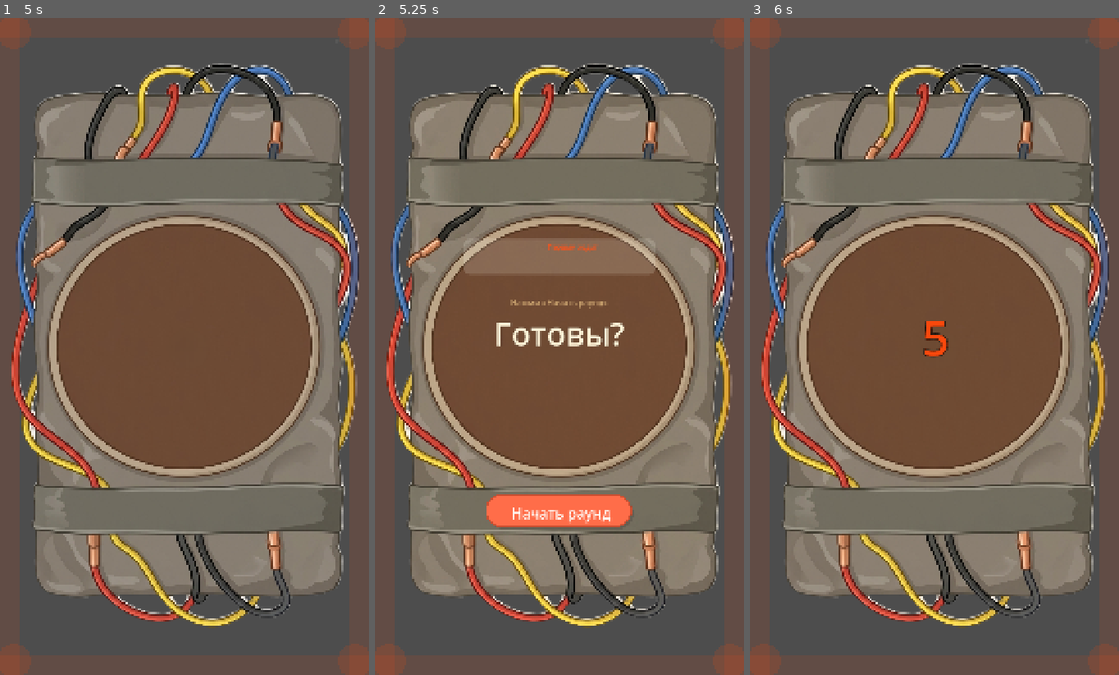
Above: before the commit, frames 1-3 (left to right).
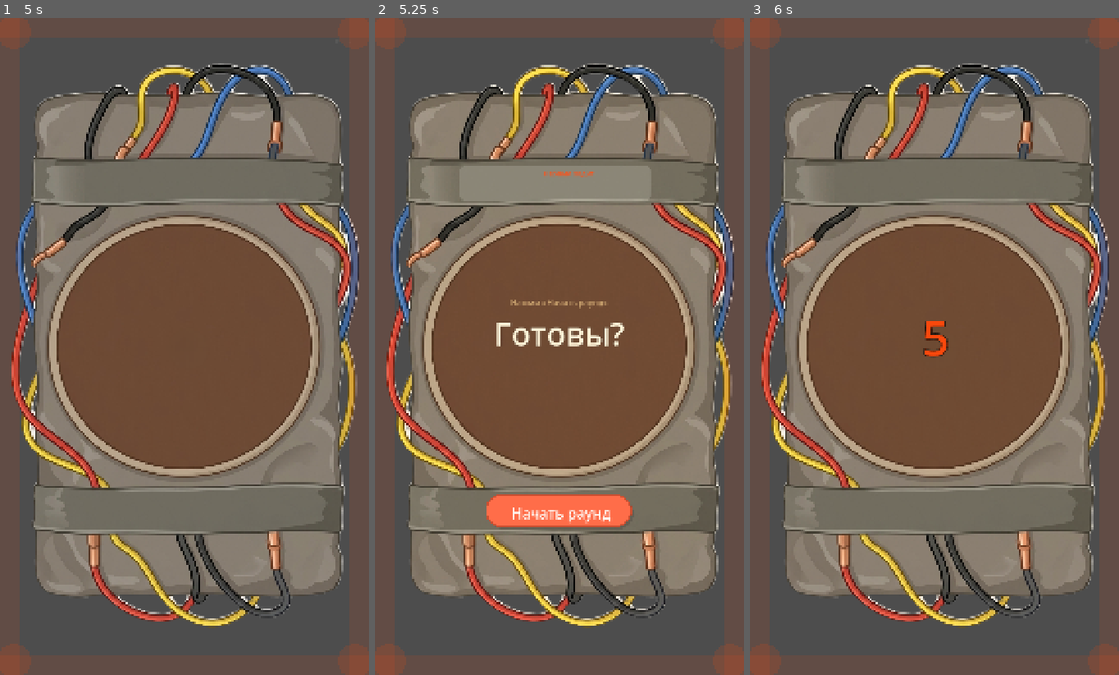
Above: after the commit, the same moments.

Repository: GGamezebo/GodBomb
Game: Godot game, scene res://src/contexts/game_context/game_context.tscn
Same seed, same stepped clock (60 frames per second), same inputs: the game is played once before the commit and once after it. This scene is started directly instead of the project's main scene.
Inputs (mouse positions are in pixels of both pictures, inside the frame that each line leads up to):
- Up to frame 1 (5 s): tap Enter at 0.5, 0.6, 2, 2.1, 3.5, 3.6 s; move the mouse to (265, 313) at 0.52 s; click (265, 313) at 0.67 s; tap Space at 1.25, 2.75, 4.25 s; drag from (110, 379) to (166, 477) at 1.27 s; move the mouse to (221, 201) at 2.02 s; click (221, 201) at 2.17 s; drag from (166, 477) to (73, 247) at 2.77 s; move the mouse to (295, 445) at 3.52 s; click (295, 445) at 3.67 s; drag from (73, 247) to (129, 182) at 4.27 s
- Up to frame 2 (5.25 s): move the mouse to (577, 346) at 5.02 s; tap Enter at 5.1 s; click (577, 346) at 5.17 s
- Up to frame 3 (6 s): click "Начать раунд" at 5.75 s

Frame 1 is identical in both runs. In frame 2, 5.2% of the frame differs, in the area x 22-76%, y 22-39%; in frame 3, nothing differs.
Error in both runs: Out of bounds get index '0' (on base: 'Array[GamePlayer]') (res://src/contexts/game_context/game_logic/game_session.gd:82)

Commit message:
player name position

Diff:
--- a/src/contexts/game_context/game_context.tscn
+++ b/src/contexts/game_context/game_context.tscn
@@ -88,6 +88,7 @@
 script = ExtResource("27")
 game_events = ExtResource("15")
 scaled_content = NodePath("ScaledContent")
+hint_marker = NodePath("ScaledContent/PlayerName")
 
 [node name="ScaledContent" type="Control" parent="UI/BackgroundBomb" unique_id=628158409]
 anchors_preset = 0
@@ -96,7 +97,7 @@
 mouse_filter = 2
 
 [node name="PlayerName" type="Marker2D" parent="UI/BackgroundBomb/ScaledContent"]
-position = Vector2(540, 698)
+position = Vector2(528, 483)
 
 [node name="RoundWord" type="Marker2D" parent="UI/BackgroundBomb/ScaledContent"]
 position = Vector2(540, 928)
--- a/src/contexts/game_context/ui/game_hud.gd
+++ b/src/contexts/game_context/ui/game_hud.gd
@@ -3,7 +3,7 @@
 const DESIGN_SIZE := MenuBombLayout.DESIGN_SIZE
 const PLAYER_NAME_MARKER := &"PlayerName"
 const ROUND_WORD_MARKER := &"RoundWord"
-const FALLBACK_PLAYER_NAME := Vector2(540, 698)
+const FALLBACK_PLAYER_NAME := Vector2(528, 483)
 const FALLBACK_ROUND_WORD := Vector2(540, 928)
 
 @export var game_manager: GameManager
@@ -64,12 +64,22 @@
 	call_deferred("_reposition_battle_ui")
 
 
+func _get_player_name_anchor() -> Vector2:
+	var layout := _find_bomb_layout()
+	if layout:
+		return layout.get_hint_marker_design_position()
+	var design_root := _get_design_root()
+	return BombMarkerLayout.get_marker_position(design_root, PLAYER_NAME_MARKER, FALLBACK_PLAYER_NAME)
+
+
 func _reposition_battle_ui() -> void:
 	var design_root := _get_design_root()
 	if _player_strip:
-		BombMarkerLayout.place_control_at_marker(
-			_player_strip, design_root, PLAYER_NAME_MARKER, FALLBACK_PLAYER_NAME
-		)
+		var anchor := _get_player_name_anchor()
+		var size := _player_strip.size
+		if size.x <= 0.0 or size.y <= 0.0:
+			size = _player_strip.custom_minimum_size
+		_player_strip.position = anchor - size * 0.5
 	if _syllable_card:
 		BombMarkerLayout.place_control_at_marker(
 			_syllable_card, design_root, ROUND_WORD_MARKER, FALLBACK_ROUND_WORD
